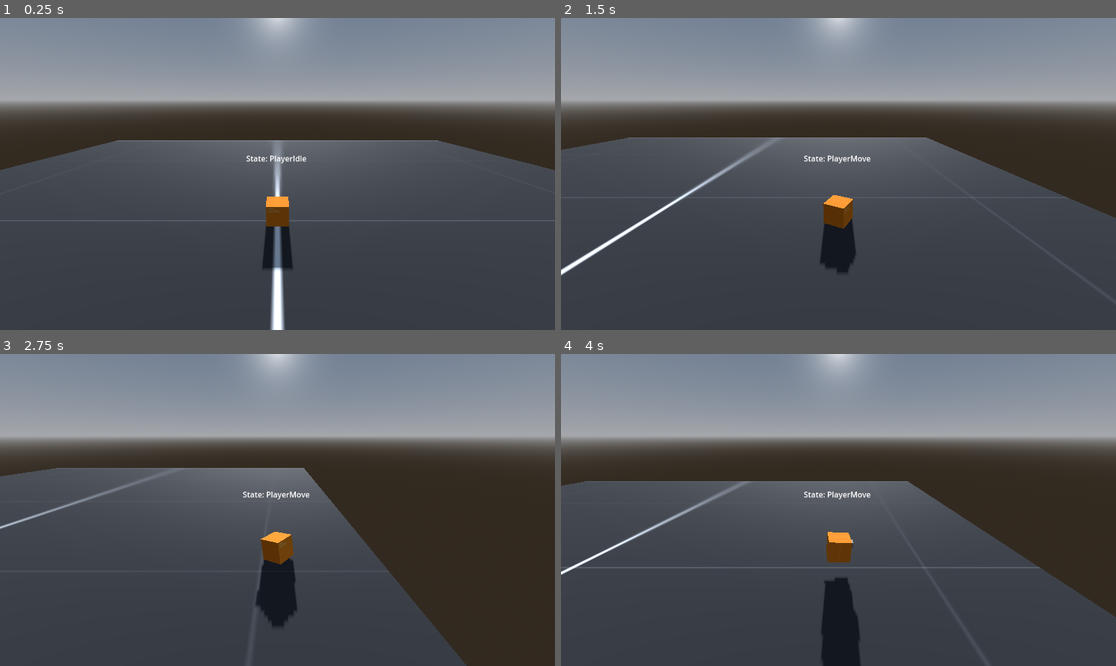
Above: before the commit, frames 1-4 (two rows, left to right).
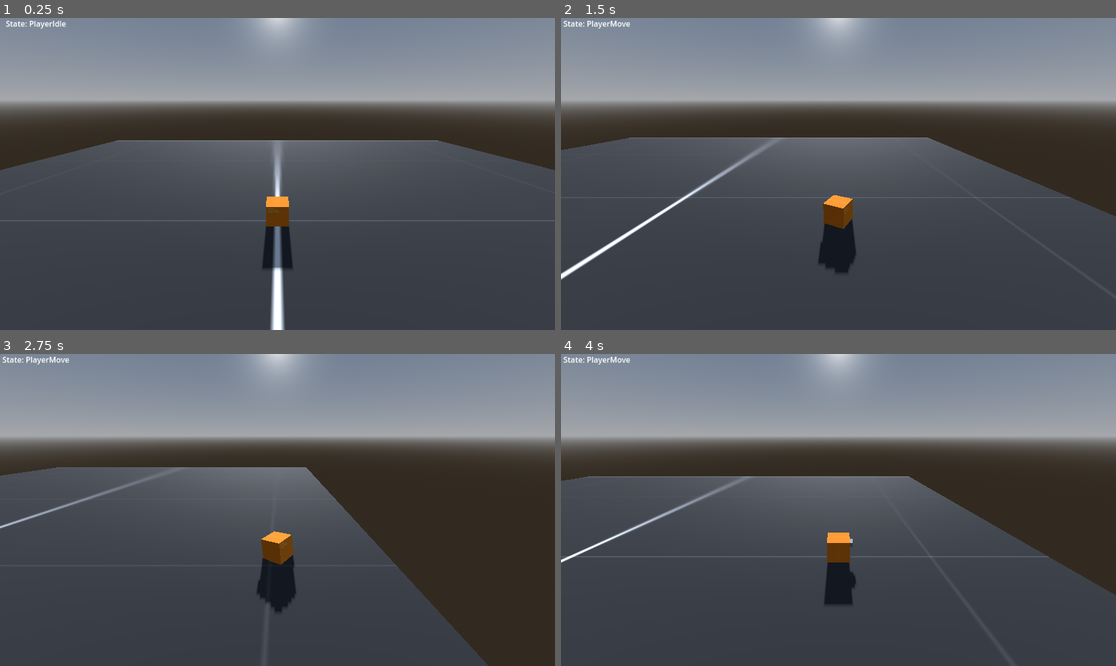
Above: after the commit, the same moments.

Repository: anqilique/2024-GameDev-Internal-Public
Game: Godot game, scene res://scenes/main.tscn
Same seed, same stepped clock (60 frames per second), same inputs: the game is played once before the commit and once after it.
Inputs (mouse positions are in pixels of both pictures, inside the frame that each line leads up to):
- Up to frame 1 (0.25 s): no input
- Up to frame 2 (1.5 s): tap Enter (ui_accept) at 0.5, 1.35 s; move the mouse to (960, 158) at 0.52 s; hold Right (ui_right) 0.53-1.28 s; hold Enter (ui_accept) 0.53-1.28 s; move the mouse to (727, 189) at 1.27 s; hold Down (ui_down) from 1.28 s (still down)
- Up to frame 3 (2.75 s): tap Enter (ui_accept) at 1.52, 1.82 s; move the mouse to (333, 441) at 2.02 s; release Down (ui_down) at 2.03 s; hold Right (ui_right) from 2.03 s (still down); hold Enter (ui_accept) from 2.03 s (still down)
- Up to frame 4 (4 s): move the mouse to (810, 572) at 2.77 s; release Right (ui_right) at 2.78 s; release Enter (ui_accept) at 2.78 s; hold Up (ui_up) 2.78-3.53 s; tap Enter (ui_accept) at 2.85, 3.02, 3.32 s; move the mouse to (1005, 556) at 3.52 s; hold Left (ui_left) from 3.53 s (still down); hold Enter (ui_accept) from 3.53 s (still down)

The runs differ from the first frame. In frame 1, 0.2% of the frame differs, in the area x 1-56%, y 0-47%; in frame 2, 1.2%; in frame 3, 2.2%; in frame 4, 5.5%, in the area x 0-100%, y 0-100%.

Commit message:
Jump State
Created jump state separate from idle and movement.

Diff:
--- a/scenes/player.tscn
+++ b/scenes/player.tscn
@@ -1,10 +1,11 @@
-[gd_scene load_steps=10 format=3 uid="uid://g4cgcehjl82k"]
+[gd_scene load_steps=11 format=3 uid="uid://g4cgcehjl82k"]
 
 [ext_resource type="Script" path="res://scripts/player.gd" id="1_qmg1m"]
 [ext_resource type="Texture2D" uid="uid://dnd3msk8mq2b4" path="res://assets/textures/orange.png" id="2_6ph0j"]
 [ext_resource type="Script" path="res://scripts/state_machine.gd" id="3_ebo6e"]
 [ext_resource type="Script" path="res://scripts/states/player_idle.gd" id="4_bgiyy"]
 [ext_resource type="Script" path="res://scripts/states/player_move.gd" id="5_87axk"]
+[ext_resource type="Script" path="res://scripts/states/player_jump.gd" id="6_xqyd6"]
 
 [sub_resource type="BoxMesh" id="BoxMesh_i1ih4"]
 
@@ -46,10 +47,11 @@
 [node name="PlayerMove" type="Node" parent="StateMachine"]
 script = ExtResource("5_87axk")
 
+[node name="PlayerJump" type="Node" parent="StateMachine"]
+script = ExtResource("6_xqyd6")
+
 [node name="StateLabel" type="Label" parent="."]
-offset_left = 499.0
-offset_top = 280.0
-offset_right = 649.0
-offset_bottom = 310.0
+offset_right = 150.0
+offset_bottom = 30.0
 text = "State: PlayerIdle"
 horizontal_alignment = 1
--- a/scripts/states/player_idle.gd
+++ b/scripts/states/player_idle.gd
@@ -8,18 +8,22 @@
 	player = get_tree().get_first_node_in_group("Player")
 
 func update(delta):
-	if (
-		Input.is_action_just_pressed("ui_left") or
-		Input.is_action_just_pressed("ui_right") or
-		Input.is_action_just_pressed("ui_up") or
-		Input.is_action_just_pressed("ui_down") or
-		Input.is_action_just_pressed("ui_accept")
+	if (  # If any of the horizontal movement keys are pressed.
+		Input.is_action_pressed("ui_left") or
+		Input.is_action_pressed("ui_right") or
+		Input.is_action_pressed("ui_up") or
+		Input.is_action_pressed("ui_down") or
+		Input.is_action_pressed("ui_accept")
 	):
 		get_parent().on_child_transition(self, "PlayerMove")
 
 func physics_update(delta):
 	# Handle jump.
 	if Input.is_action_just_pressed("ui_accept") and player.is_on_floor():
-		player.velocity.y = JUMP_VELOCITY
+		get_parent().on_child_transition(self, "PlayerJump")
+
+	# Slow the player down once if they're not jumping.
+	player.velocity.x = move_toward(player.velocity.x, 0, 12)
+	player.velocity.z = move_toward(player.velocity.z, 0, 12)
 
 	player.move_and_slide()
--- /dev/null
+++ b/scripts/states/player_jump.gd
@@ -0,0 +1,41 @@
+extends State
+class_name PlayerJump
+
+const JUMP_VELOCITY = 4.5
+const JUMP_MAX_COUNT = 2
+
+var jump_count = 0
+var can_jump = false
+var player
+
+func _ready():
+	player = get_tree().get_first_node_in_group("Player")
+
+func physics_update(delta):
+	# Handle jump.
+	if Input.is_action_pressed("ui_accept") or player.is_on_floor():
+		can_jump = true
+
+	# If the player is able to jump, and hasn't reached max jumps.
+	if can_jump and jump_count < JUMP_MAX_COUNT:
+		player.velocity.y = JUMP_VELOCITY
+		jump_count += 1
+
+	player.move_and_slide()
+
+	# When player lands, go back to idle unless...
+	if player.is_on_floor() and jump_count > 0:
+		jump_count = 0
+		can_jump = true
+
+		get_parent().on_child_transition(self, "PlayerIdle")
+
+	if (  # If player is pressing any movement keys.
+		Input.is_action_just_pressed("ui_left") or
+		Input.is_action_just_pressed("ui_right") or
+		Input.is_action_just_pressed("ui_up") or
+		Input.is_action_just_pressed("ui_down")
+	):
+		jump_count = 0
+		can_jump = true
+		get_parent().on_child_transition(self, "PlayerMove")
--- a/scripts/states/player_move.gd
+++ b/scripts/states/player_move.gd
@@ -19,20 +19,21 @@
 func physics_update(delta):
 	# Handle jump.
 	if Input.is_action_just_pressed("ui_accept") and player.is_on_floor():
-		player.velocity.y = JUMP_VELOCITY
+		get_parent().on_child_transition(self, "PlayerJump")
 
 	# Get the input direction and handle the movement/deceleration.
 	# As good practice, you should replace UI actions with custom gameplay actions.
 	var input_dir = Input.get_vector("ui_left", "ui_right", "ui_up", "ui_down")
 	var direction = (player.transform.basis * Vector3(input_dir.x, 0, input_dir.y)).normalized()
 
-	if direction:
+	if direction:  # Move in that direction.
 		player.velocity.x = direction.x * SPEED
 		player.velocity.z = direction.z * SPEED
-	else:
+	else:  # Stop the player.
 		player.velocity.x = move_toward(player.velocity.x, 0, SPEED)
 		player.velocity.z = move_toward(player.velocity.z, 0, SPEED)
 
+	# If not moving, switch to idle.
 	if direction == Vector3(0, 0, 0) and player.is_on_floor():
 		get_parent().on_child_transition(self, "PlayerIdle")
 
